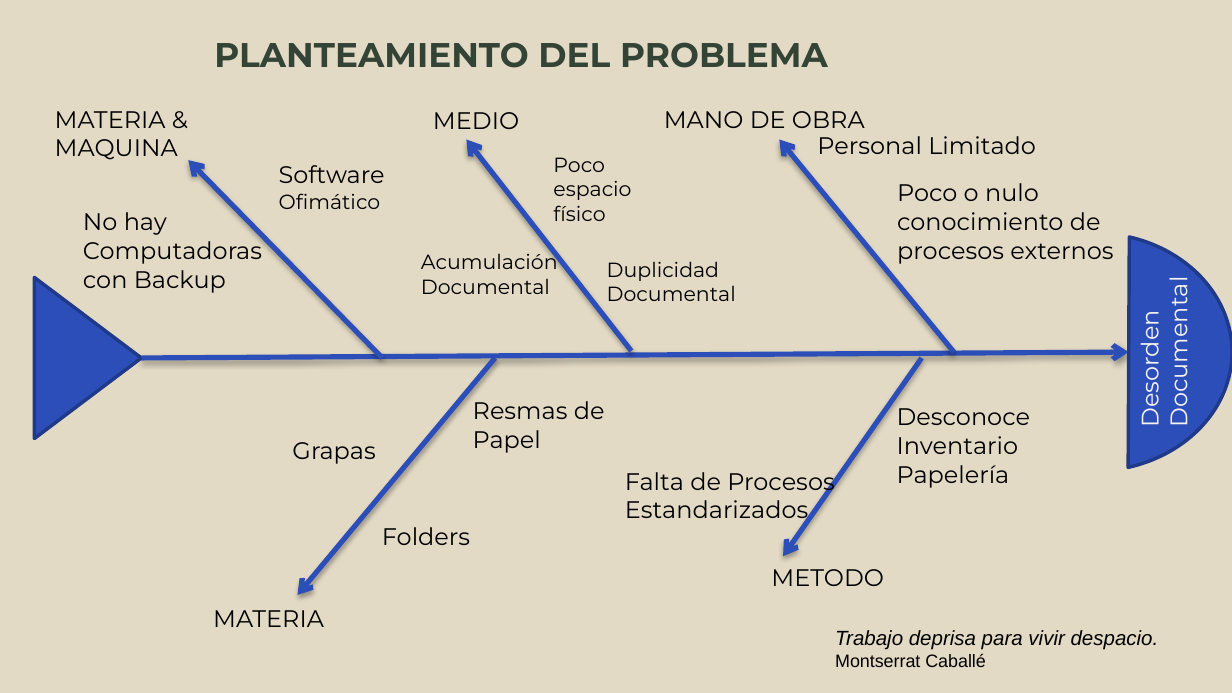
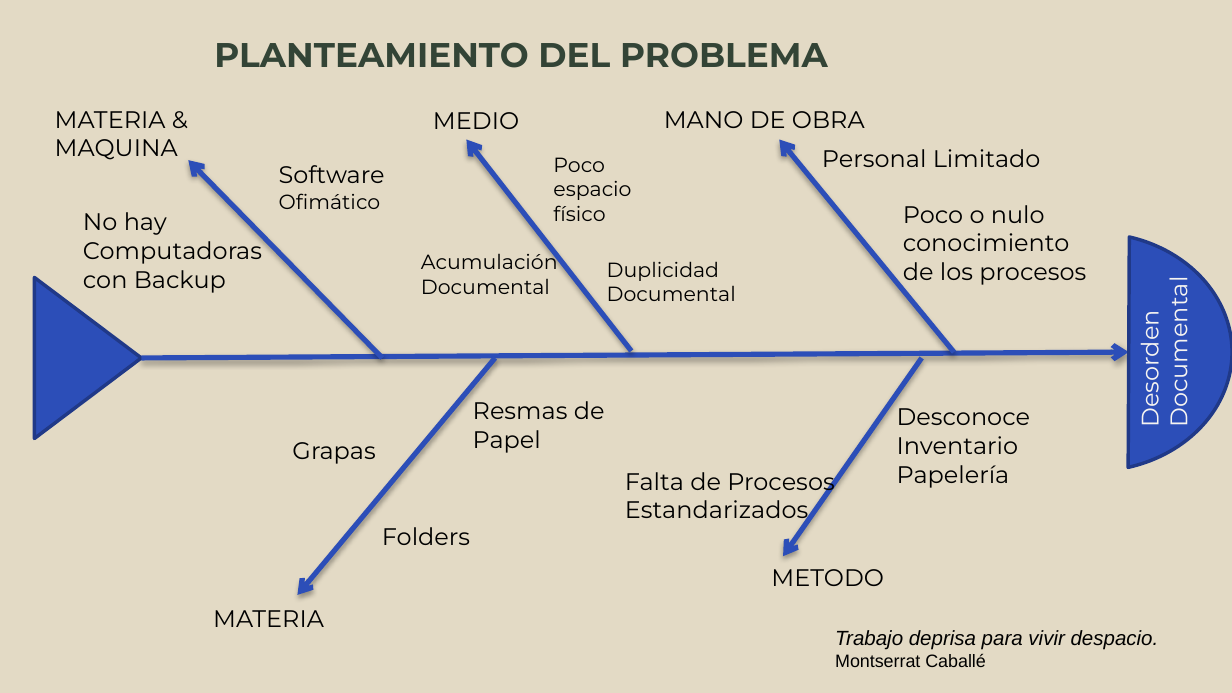
Before and after one commit to mo201801/trabajogrado, a slide deck: slide 8 of ocr-ppt.pptx. Drawn at 1232x693 pixels with LibreOffice and Linux fonts; fonts in the diff are those of the drawing. Boxes give left, top, right and bottom in pixels: in the first picture for what was removed or moved away, otherwise in the second. Text is boxed around its words. In the diff, an @@ line names an element or a change of style, - is before the commit and + after.

```diff
--- a/ocr-ppt.pptx
+++ b/ocr-ppt.pptx
@@ text "Personal Limitado": place and size @@
-text "Personal Limitado" at bbox=[817, 136, 1036, 154]
+text "Personal Limitado" at bbox=[822, 149, 1041, 167]
@@ text at bbox=[903, 205, 1086, 285]: text changed @@
-Poco o nulo conocimiento de procesos externos
+Poco o nulo conocimiento de los procesos
```
Also in this commit, not shown: 2 other slides changed, 1 slide removed, 1 other file.
